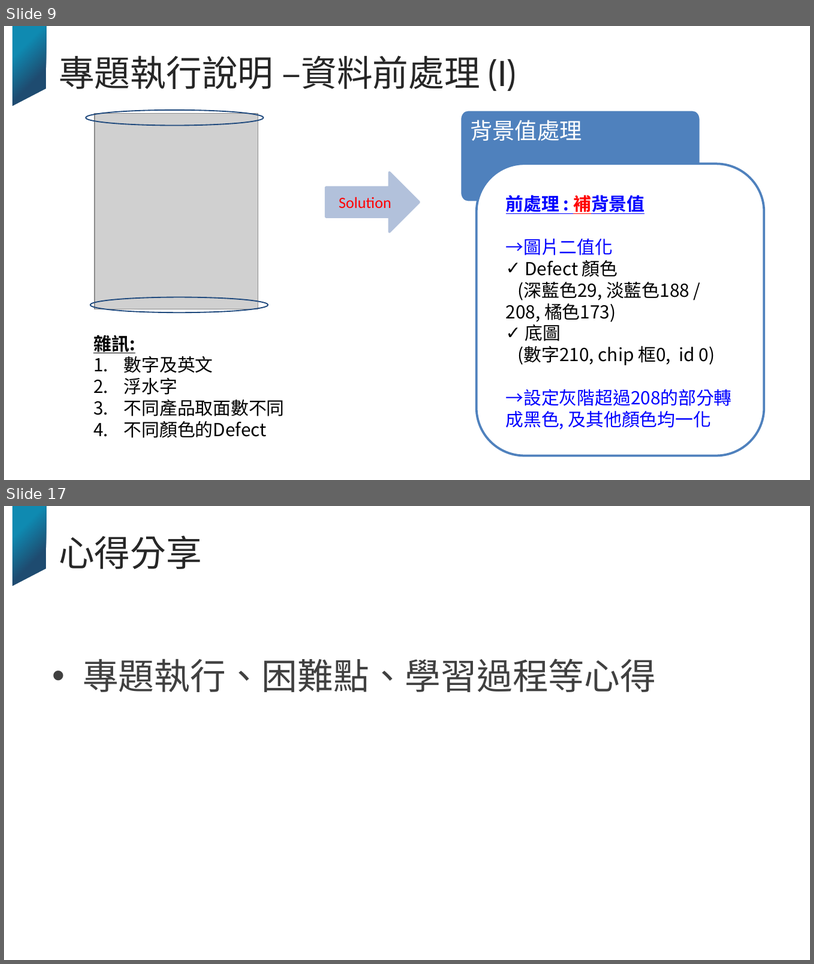
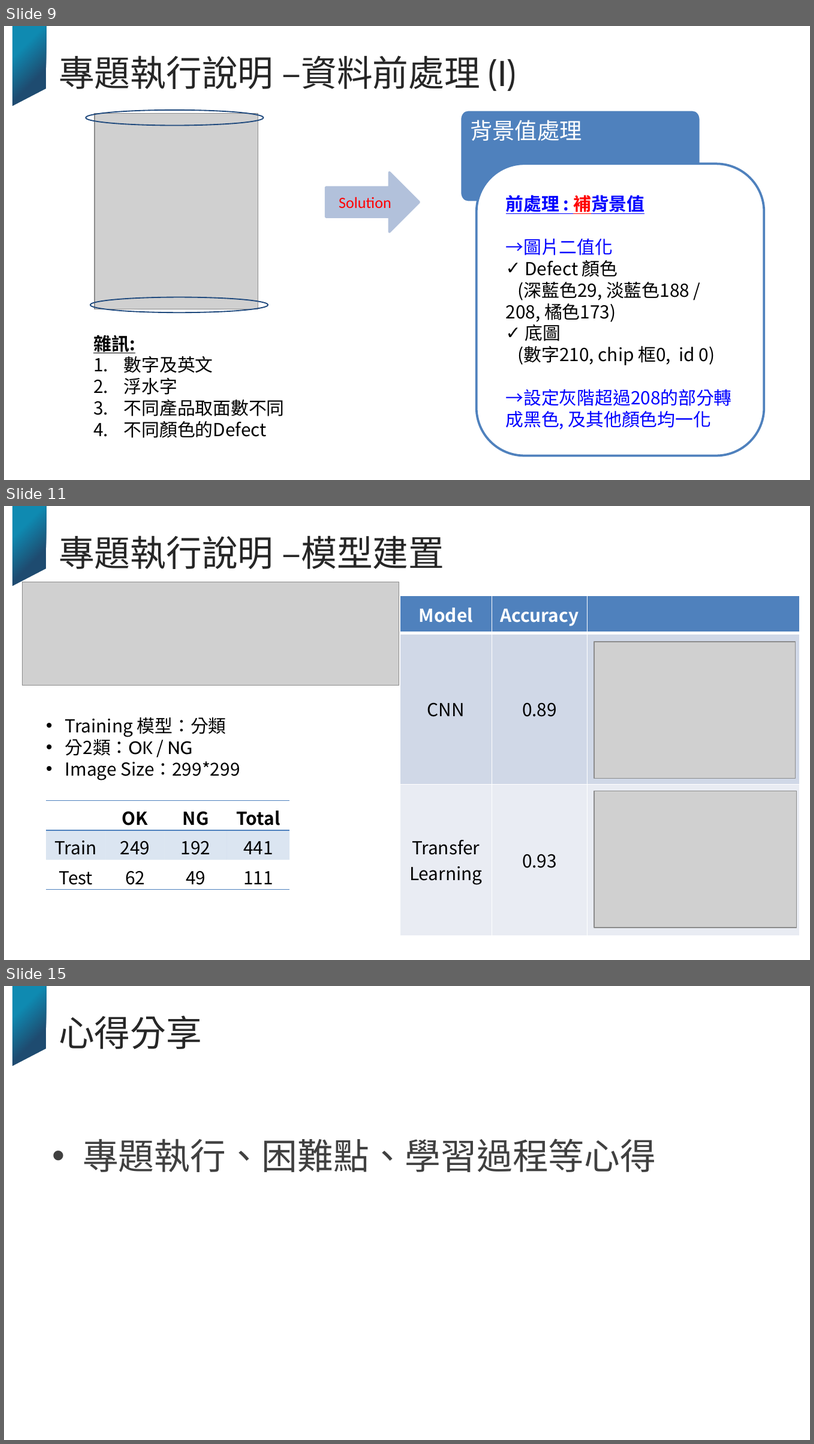
Before and after one commit to JoyLiii/temp, a slide deck: 學以致用_tarmap判讀與預警.pptx. Shown one above the other, each under a label of ours: slides 9 and 17 before the commit, slides 9, 11 and 15 after it; the slides between them are not shown. The pictures are 814x964 and 814x1444 pixels, drawn with LibreOffice and Linux fonts; fonts in the diff are those of the drawing; grey boxes stand for pictures; background and template pictures are left out. Boxes give left, top, right and bottom in pixels: in the first picture for what was removed or moved away, otherwise in the second. Text is boxed around its words. In the diff, an @@ line names an element or a change of style, - is before the commit and + after.

```diff
--- a/學以致用_tarmap判讀與預警.pptx
+++ b/學以致用_tarmap判讀與預警.pptx
@@ slide 11 added at [4, 506, 810, 960], background #FFFFFF; not listed: 1 template element that a slide beside it also shows @@
@@ title added at [59, 535, 444, 569], 32 pt, text #262626 @@
+專題執行說明 –模型建置
@@ picture added at [23, 582, 399, 685] @@
@@ table added at [400, 595, 800, 936], 3 rows, 3 columns @@
+Model | Accuracy | 
+CNN | 0.89 | 
+Transfer Learning | 0.93 | 
@@ picture added at [594, 642, 796, 778] @@
@@ text added at [65, 717, 240, 780], 16 pt, text #000000 @@
+• Training 模型：分類
+• 分2類：OK / NG
+• Image Size：299*299
@@ picture added at [594, 790, 797, 927] @@
@@ table added at [46, 801, 290, 889], 3 rows, 4 columns @@
+ | OK | NG | Total
+Train | 249 | 192 | 441
+Test | 62 | 49 | 111
@@ what was slide 17 is now slide 15 @@
```
Also in this commit, not shown: 7 slides changed, 5 other slides added, 6 slides removed.
